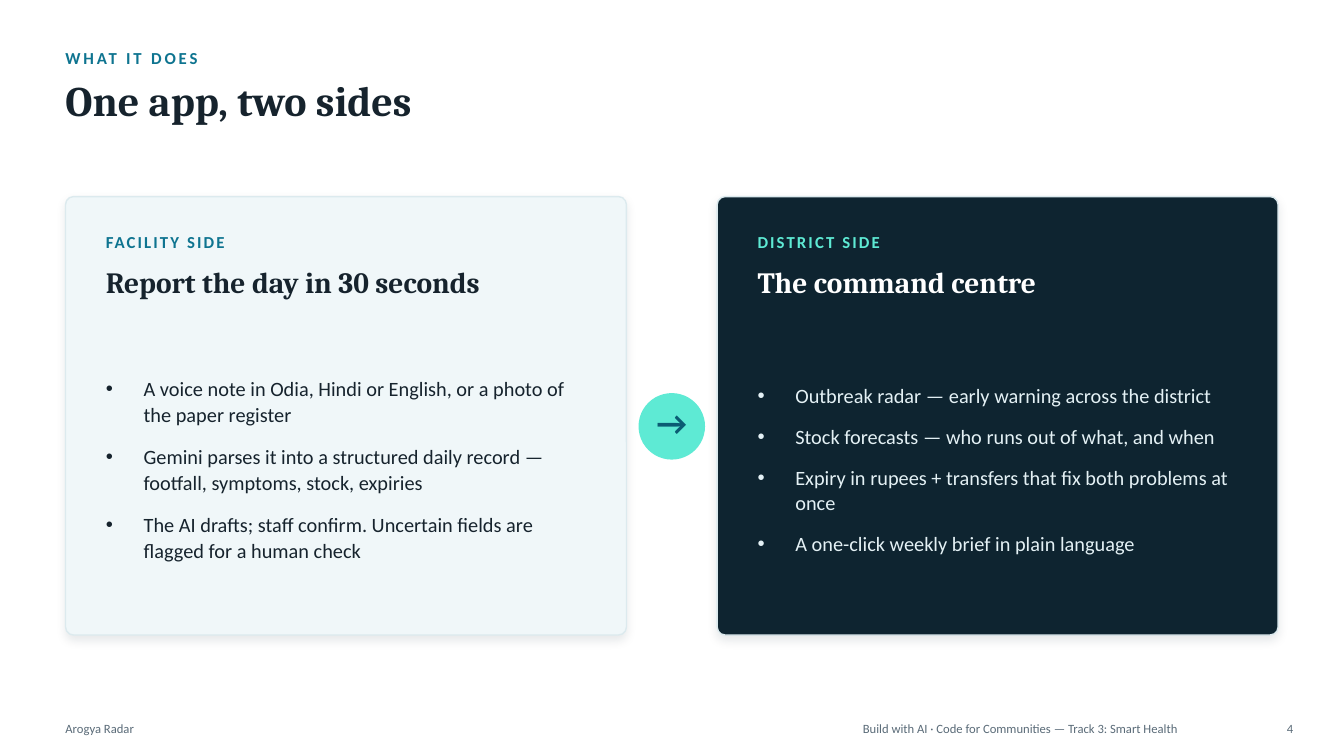
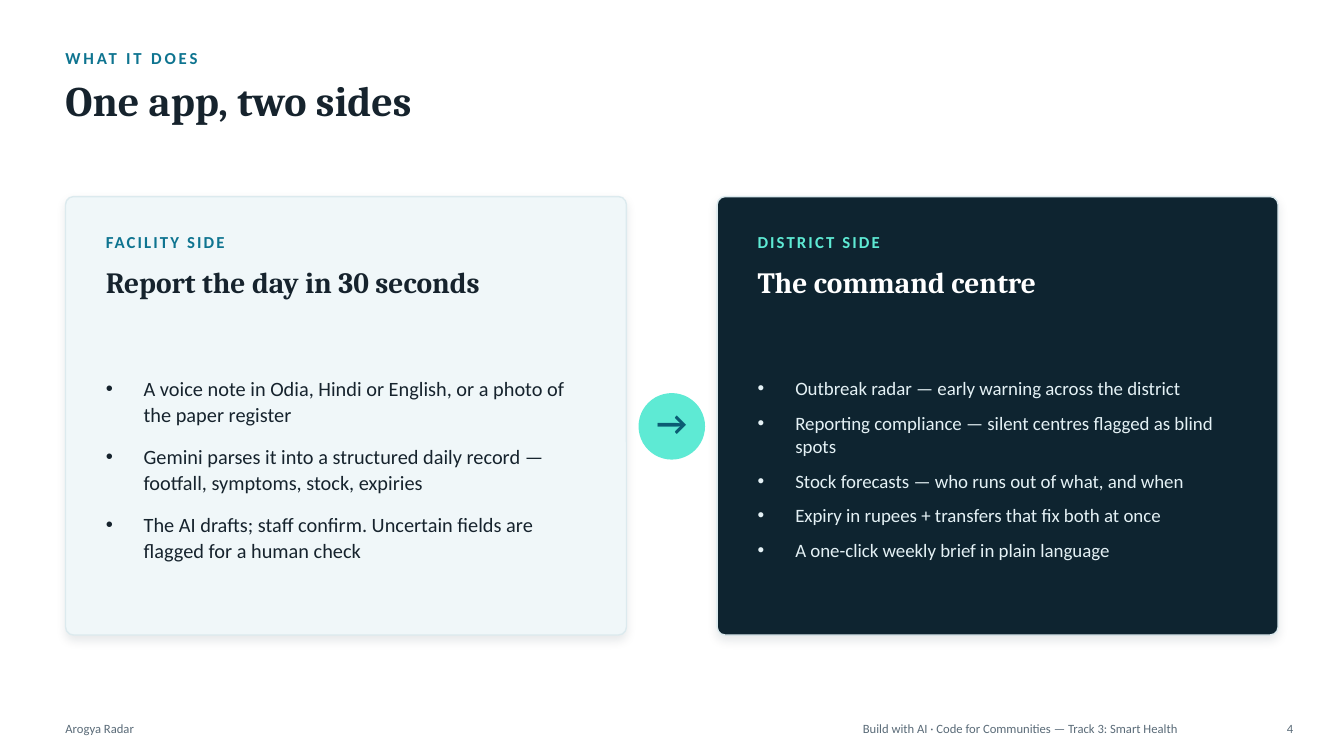
Before and after one commit to PureGenius369/arogya-radar, a slide deck: slide 4 of pitch/Arogya-Radar-Pitch.pptx. Drawn at 1344x756 pixels with LibreOffice and Linux fonts; fonts in the diff are those of the drawing. Boxes give left, top, right and bottom in pixels: in the first picture for what was removed or moved away, otherwise in the second. Text is boxed around its words. In the diff, an @@ line names an element or a change of style, - is before the commit and + after.

Commit message:
Deck + run sheet: add live URL/repo/contact, Google Cloud stack line, accountability
Deck: live URL on title + close slides, GitHub repo and email on close,
'Built on Google Cloud' stack strip (Gemini 2.5 Pro+Flash, Cloud Run,
roadmap Firestore/BigQuery) on the deployability slide, relabel the
outbreak stat as peak-centre 16.6 sigma, add a reporting-compliance
bullet to the district side.

Run sheet: new blind-spots walkthrough step, reporter capture in the
centrepiece, report-the-blind-spot-and-watch-it-clear as the live-proof
move, and a Q&A answer for 'what if a centre doesn't report'.

```diff
--- a/pitch/Arogya-Radar-Pitch.pptx
+++ b/pitch/Arogya-Radar-Pitch.pptx
@@ text at (795, 382, 1184, 561): size 14.5 to 13.5 pt in "Outbreak radar — early warning across the ...", "Stock forecasts — who runs out of ...", "A one-click weekly brief in plain language"; line spacing 1.05 to 1.03; less space between paragraphs @@
@@ text at (795, 417, 1212, 456): paragraph added @@
+• Reporting compliance — silent centres flagged as blind spots
@@ text at (795, 509, 1161, 525): text changed; size 14.5 to 13.5 pt @@
-• Expiry in rupees + transfers that fix both problems at once
+• Expiry in rupees + transfers that fix both at once
```
Also in this commit, not shown: 4 other slides changed, 1 other file.
